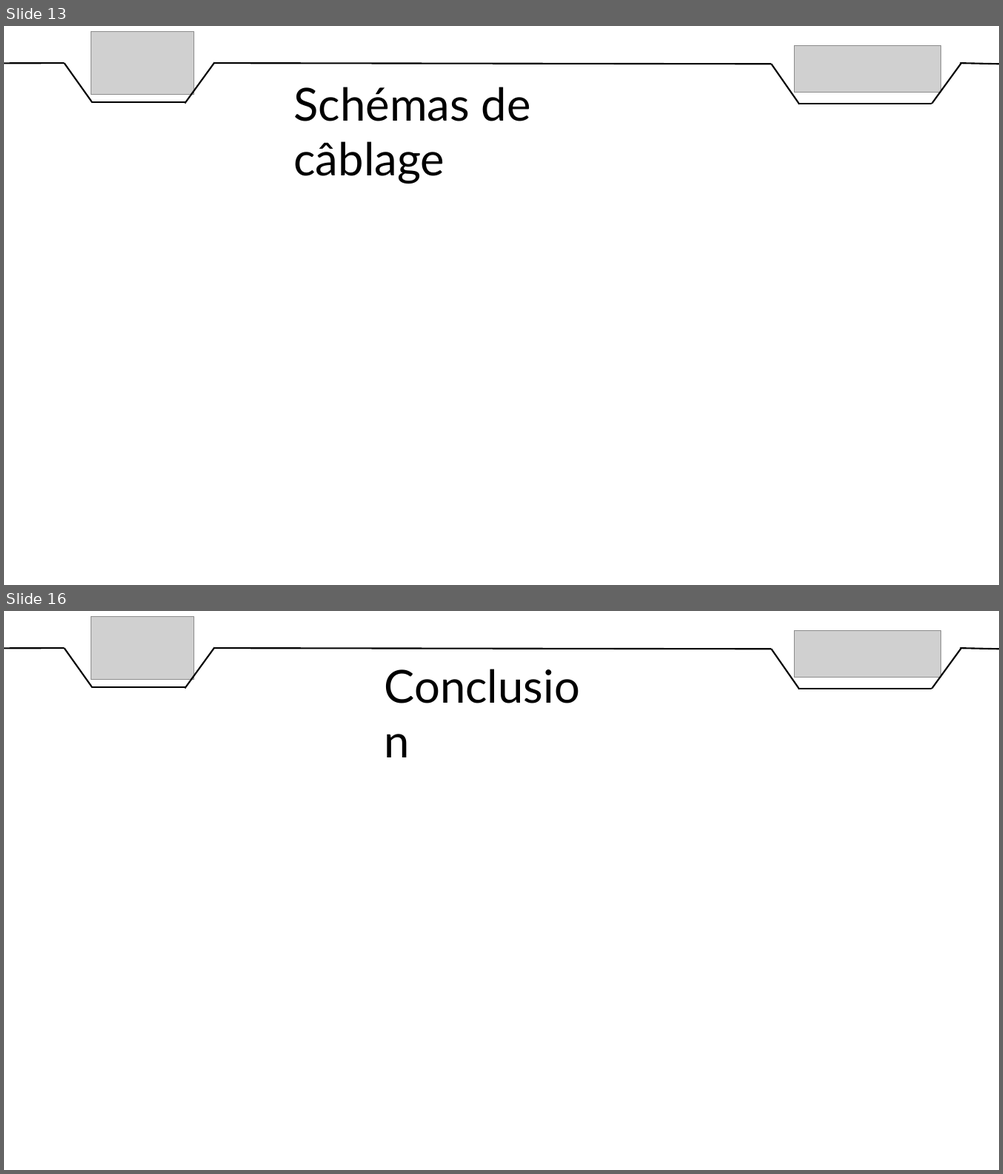
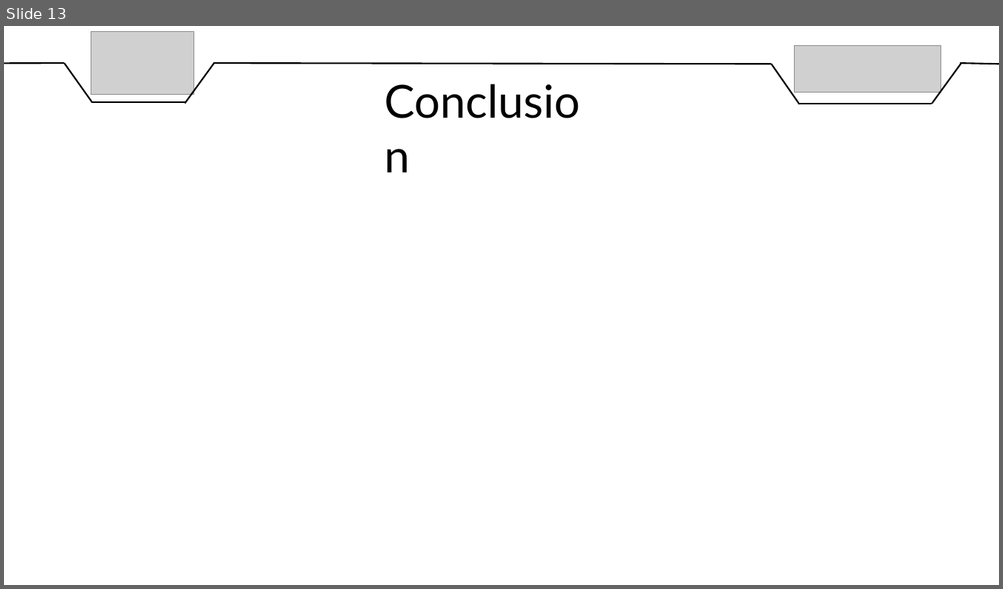
Before and after one commit to DylanChe/SupervisionSerre, a slide deck: oral_projet/revue_2/diaporama_revue_2_steven.pptx. Shown one above the other, each under a label of ours: slides 13 and 16 before the commit, slide 13 after it; the slides between them are not shown. The pictures are 1003x1174 and 1003x589 pixels, drawn with LibreOffice and Linux fonts; fonts in the diff are those of the drawing; grey boxes stand for pictures. Boxes give left, top, right and bottom in pixels: in the first picture for what was removed or moved away, otherwise in the second. Text is boxed around its words. In the diff, an @@ line names an element or a change of style, - is before the commit and + after.

```diff
--- a/oral_projet/revue_2/diaporama_revue_2_steven.pptx
+++ b/oral_projet/revue_2/diaporama_revue_2_steven.pptx
@@ slide 13 removed at [4, 26, 999, 585], background #FFFFFF @@
@@ picture removed at [91, 31, 194, 95] @@
@@ picture removed at [794, 45, 941, 92] @@
@@ line removed from (4, 63) to (65, 63) @@
@@ line removed from (65, 63) to (92, 103) @@
@@ line removed from (214, 62) to (185, 104) @@
@@ line removed from (213, 63) to (771, 64) @@
@@ line removed from (771, 64) to (800, 104) @@
@@ line removed from (962, 62) to (931, 104) @@
@@ line removed from (960, 63) to (999, 64) @@
@@ text removed at [294, 87, 531, 184] @@
-Schémas de câblage
@@ line removed from (92, 103) to (186, 103) @@
@@ line removed from (800, 104) to (931, 104) @@
@@ what was slide 16 is now slide 13 @@
```
Also in this commit, not shown: 1 slide changed, 1 slide added, 3 other slides removed.
